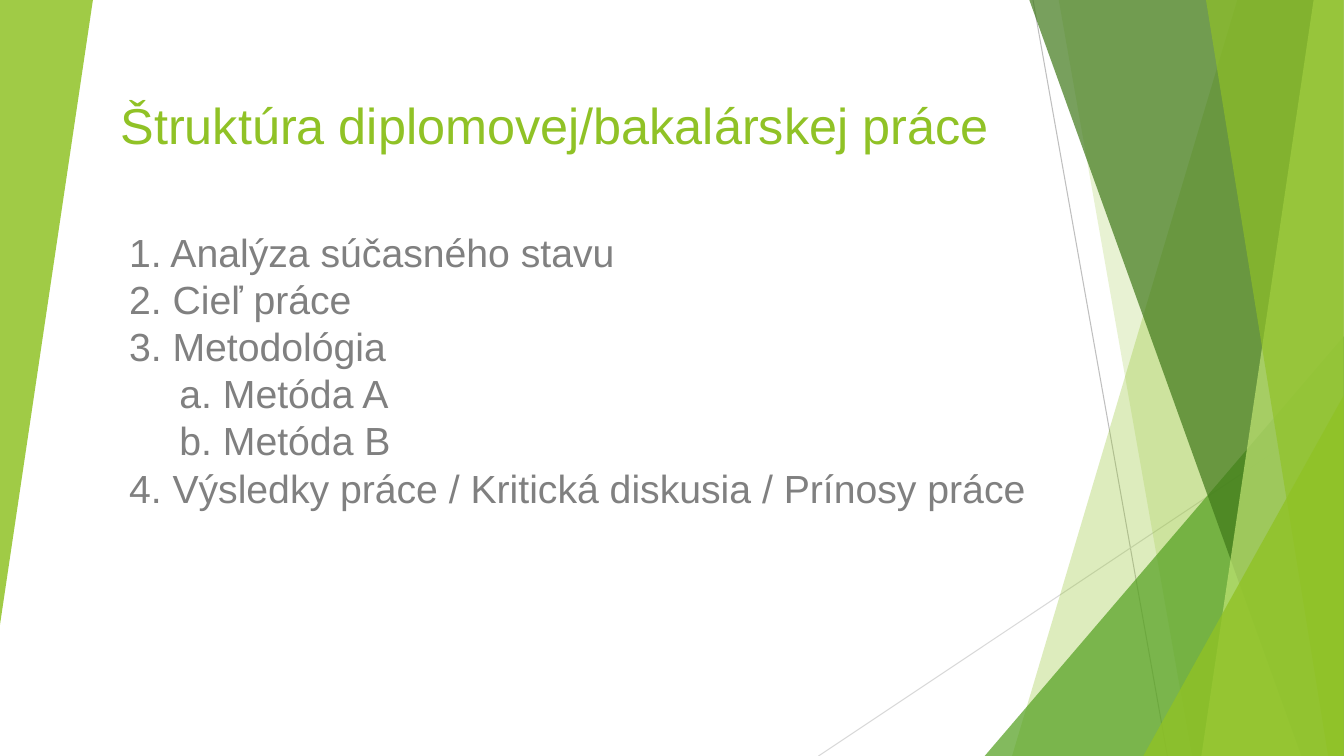
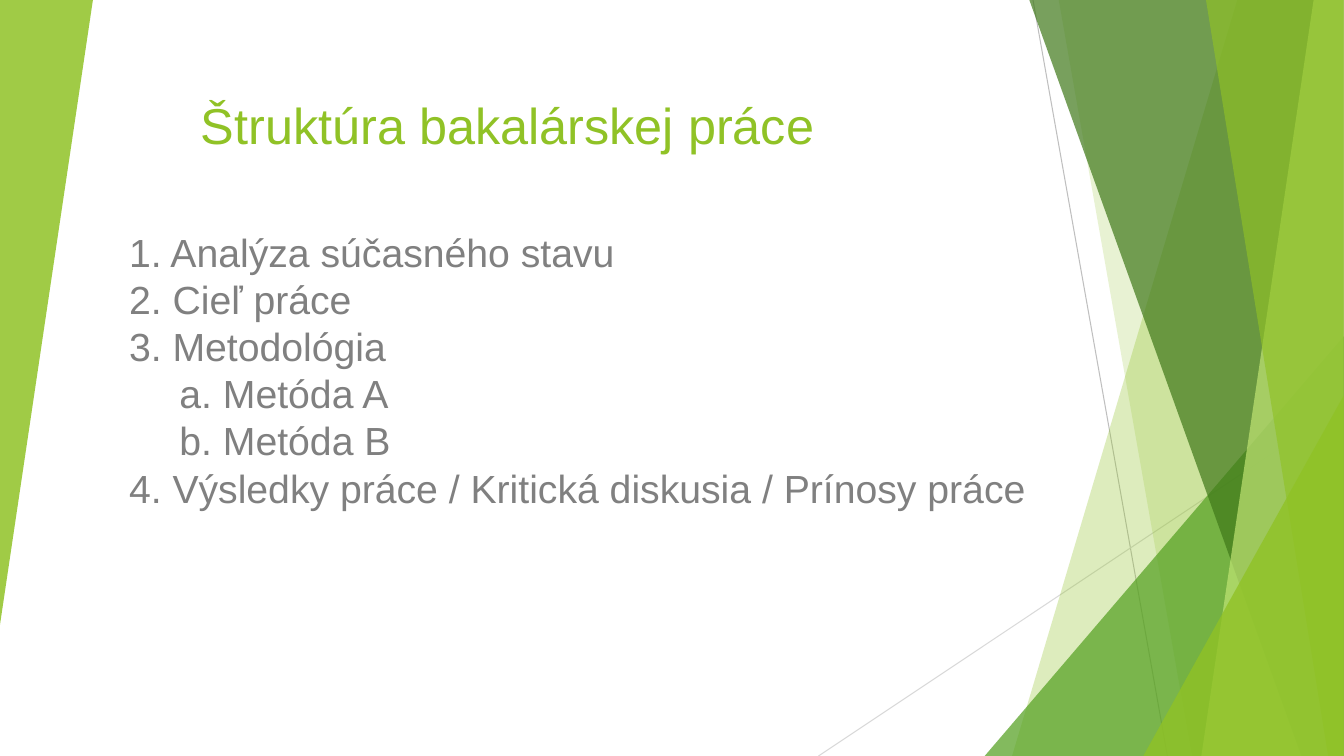
Before and after one commit to gameblaer/zaverecna_praca_bc, a slide deck: slide 2 of Prezentacia_Vrták_Martin.pptx. Drawn at 1344x756 pixels with LibreOffice and Linux fonts; fonts in the diff are those of the drawing. Boxes give left, top, right and bottom in pixels: in the first picture for what was removed or moved away, otherwise in the second. Text is boxed around its words. In the diff, an @@ line names an element or a change of style, - is before the commit and + after.

Commit message:
update

```diff
--- a/Prezentacia_Vrták_Martin.pptx
+++ b/Prezentacia_Vrták_Martin.pptx
@@ title at (201, 104, 814, 154): text changed @@
-Štruktúra diplomovej/bakalárskej práce
+Štruktúra bakalárskej práce
```
Also in this commit, not shown: 4 other slides changed, 1 slide removed.
